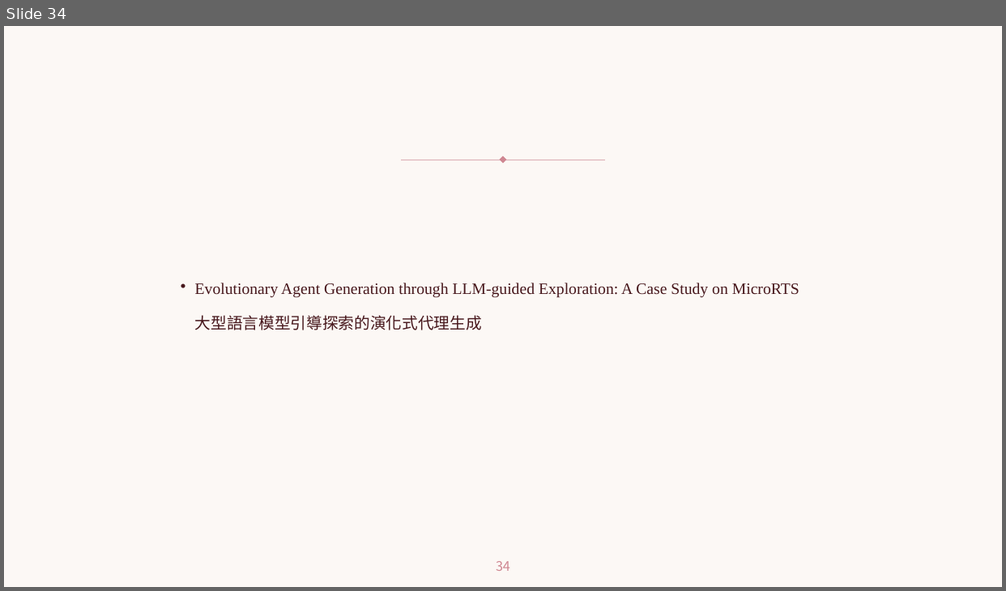
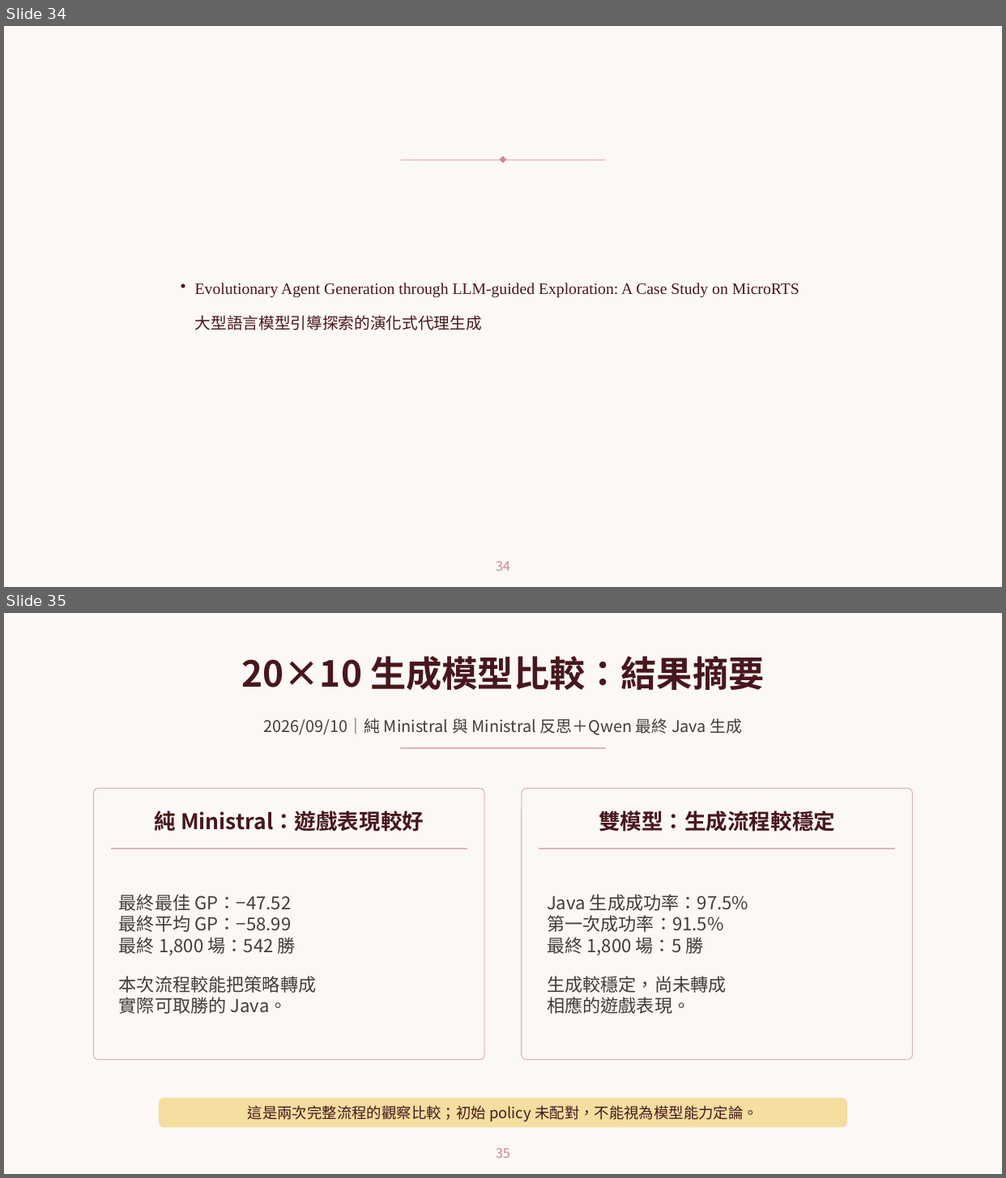
Before and after one commit to sophie8909/EAGLE, a slide deck: Meeting/20260910_eagle_progress.pptx. Shown one above the other, each under a label of ours: slide 34 before the commit, slides 34 and 35 after it. The pictures are 1006x591 and 1006x1178 pixels, drawn with LibreOffice and Linux fonts; fonts in the diff are those of the drawing; background and template pictures are left out. Boxes give left, top, right and bottom in pixels: in the first picture for what was removed or moved away, otherwise in the second. Text is boxed around its words. In the diff, an @@ line names an element or a change of style, - is before the commit and + after.

```diff
--- a/Meeting/20260910_eagle_progress.pptx
+++ b/Meeting/20260910_eagle_progress.pptx
@@ slide 35 added at bbox=[4, 613, 1002, 1174], background picture (left out) @@
@@ text added at bbox=[242, 656, 764, 691], 45 pt, text #47171C, bold @@
+20×10 生成模型比較：結果摘要
@@ text added at bbox=[263, 717, 743, 735], 20.2 pt, text #423C3B @@
+2026/09/10｜純 Ministral 與 Ministral 反思＋Qwen 最終 Java 生成
@@ rectangle added at bbox=[401, 747, 605, 749], fill #DEB4BA, outline #DEB4BA 1.13 pt @@
@@ rounded rectangle added at bbox=[93, 788, 484, 1060], fill #FCF8F5, outline #DEB4BA 1.13 pt @@
@@ rounded rectangle added at bbox=[522, 788, 912, 1060], fill #FCF8F5, outline #DEB4BA 1.13 pt @@
@@ text added at bbox=[155, 811, 424, 832], 27 pt, text #47171C, bold @@
+純 Ministral：遊戲表現較好
@@ text added at bbox=[599, 811, 835, 832], 27 pt, text #47171C, bold @@
+雙模型：生成流程較穩定
@@ rectangle added at bbox=[112, 849, 467, 849], fill #DEB4BA, outline #DEB4BA 1.13 pt @@
@@ rectangle added at bbox=[539, 849, 894, 849], fill #DEB4BA, outline #DEB4BA 1.13 pt @@
@@ text added at bbox=[119, 894, 317, 1014], 22.5 pt, text #423C3B @@
+最終最佳 GP：−47.52
+最終平均 GP：−58.99
+最終 1,800 場：542 勝
+本次流程較能把策略轉成
+實際可取勝的 Java。
@@ text added at bbox=[547, 894, 748, 1014], 22.5 pt, text #423C3B @@
+Java 生成成功率：97.5%
+第一次成功率：91.5%
+最終 1,800 場：5 勝
+生成較穩定，尚未轉成
+相應的遊戲表現。
@@ rounded rectangle added at bbox=[160, 1099, 846, 1127], fill #F4DEA0, outline #F4DEA0 1.13 pt @@
@@ text added at bbox=[248, 1105, 758, 1122], 18.8 pt, text #47171C @@
+這是兩次完整流程的觀察比較；初始 policy 未配對，不能視為模型能力定論。
@@ page number added at bbox=[496, 1148, 510, 1158], 16.5 pt, text #CF8792 @@
+35
```
Also in this commit, not shown: 15 other slides added.
